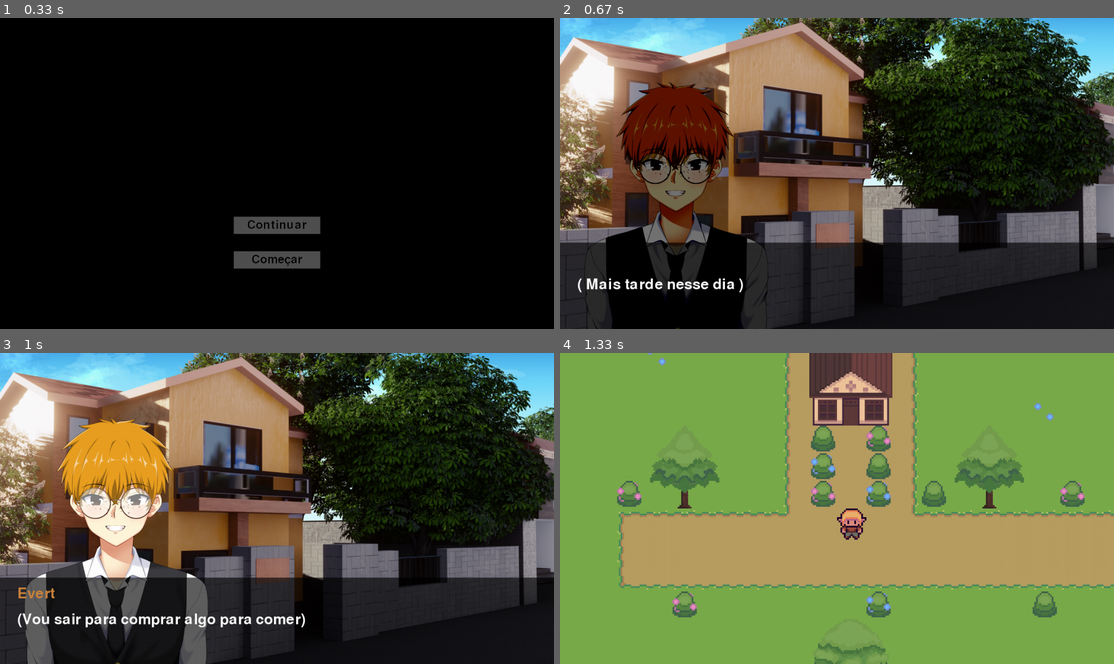
Above: before the commit, frames 1-4 (two rows, left to right).
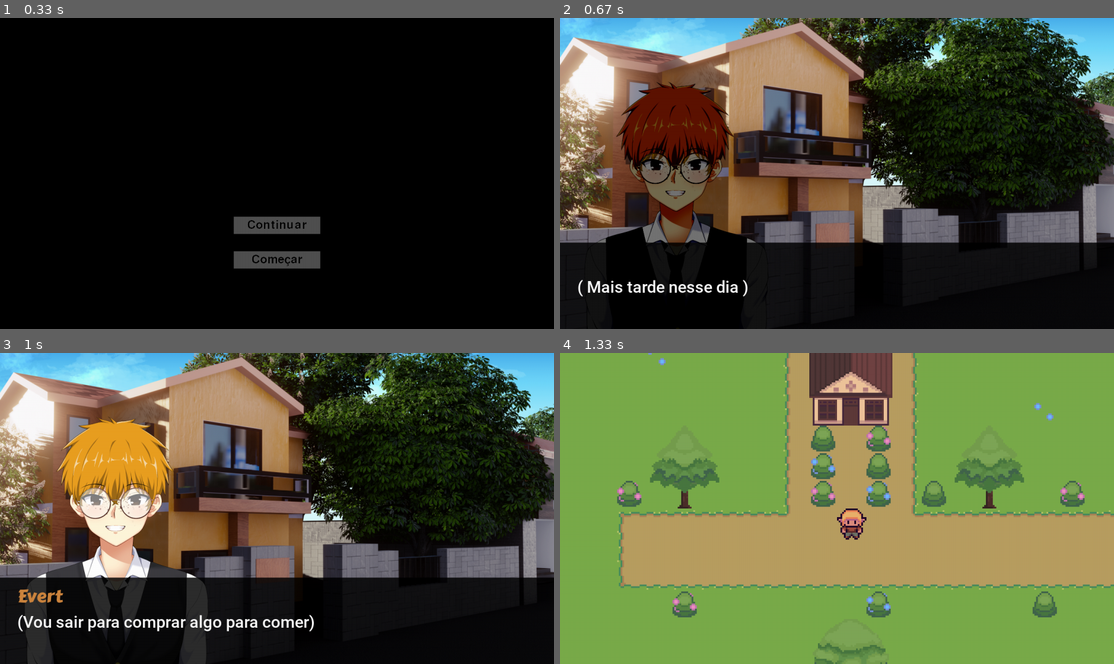
Above: after the commit, the same moments.

Repository: cabral-tiago/pygame-evert
Game: pygame game, started from main.py
Same seed, same stepped clock (60 frames per second), same inputs: the game is played once before the commit and once after it.
Inputs (mouse positions are in pixels of both pictures, inside the frame that each line leads up to):
- Up to frame 1 (0.33 s): no input
- Up to frame 2 (0.67 s): click (837, 226) at 0.38 s
- Up to frame 3 (1 s): click (277, 620) at 0.72 s
- Up to frame 4 (1.33 s): click (837, 620) at 1.05 s

Frame 1 is identical in both runs. In frame 2, 1.9% of the frame differs, in the area x 0-97%, y 72-100%; in frame 3, 5.2%; in frame 4, nothing differs.

Commit message:
[Add] Custom Fonts
Adds custom Fonts for the Dialogue
Minor Dialogue changes to prevent line overflow
until it gets properly fixed.

Diff:
--- a/assets/levels/1/dialogue.json
+++ b/assets/levels/1/dialogue.json
@@ -19,7 +19,8 @@
         ["t", "Tens a certeza que são dela?"],
         ["j", "Porque não haveriam de ser?"],
         ["t", "Pois..."],
-        ["( O Tiago faz uma pesquisa inversa das fotos no Google... São de uma figura pública que não corresponde à nacionalidade ou nome da Emily )"],
+        ["( O Tiago faz uma pesquisa inversa das fotos no Google... )"],
+        ["( São de uma influencer que não corresponde à descrição da Emily )"],
         ["t", "Evert... Acho que ela está a mentir... olha isto"],
         ["( O Tiago mostra os resultados da pesquisa no Google )"],
         ["j", "Estranho... Devia confrontá-la... Obrigado pelo aviso."],
--- a/classes/level.py
+++ b/classes/level.py
@@ -36,9 +36,10 @@
 
         # Dialogue HUD
         self.__d_background = Surface((configs.SCREEN_W,configs.CHARACTER_SIZE[1]/3), pygame.SRCALPHA)
-        self.__d_background.fill((0,0,0,160))
+        self.__d_background.fill((0,0,0,210))
         self.__d_bg_position = (0, configs.SCREEN_H - self.__d_background.get_height())
-        self.__d_font = pygame.font.Font(None, 50)
+        self.__d_text_font = pygame.font.Font("assets\\fonts\\Roboto-Medium.ttf", 38)
+        self.__d_name_font = pygame.font.Font("assets\\fonts\\CarterOne-Regular.ttf", 42)
 
 
         with open(path+"/level_info.json", "r", encoding="utf-8") as file:
@@ -175,9 +176,9 @@
             dialogue_surface = self.__d_background.copy()
             character_name = self.__get_active_character().get_name()
             character_colour = self.__get_active_character().get_colour()
-            character_name_text = self.__d_font.render(character_name, True, character_colour)
-            dialogue_surface.blit(character_name_text, (40, 20))
-            text = self.__d_font.render(self.__get_current_line().get_line(), True, "white")
+            character_name_text = self.__d_name_font.render(character_name, True, character_colour)
+            dialogue_surface.blit(character_name_text, (40, 10))
+            text = self.__d_text_font.render(self.__get_current_line().get_line(), True, "white")
             dialogue_surface.blit(text, (40, 80))
             screen.blit(dialogue_surface, self.__d_bg_position)
         else:
Binary file added: assets/fonts/CarterOne-Regular.ttf
Binary file added: assets/fonts/Roboto-Medium.ttf
Binary file added: assets/fonts/Roboto-MediumItalic.ttf
